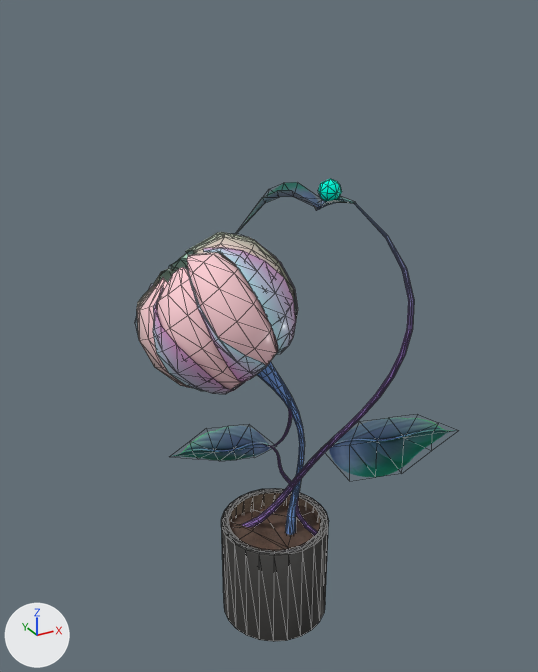
A saved change to the glTF model src/models/6.glb.
Before and after are seen from a camera (50 mm lens) standing at (-0.451, -0.774, 0.721) and looking at (0.012, 0.068, 0.3). Lighting does not change. The marker at lower left points along +X, +Y and +Z. Mesh edges are drawn as thin lines. Where no turn or scale is listed for an object, it has been applied to the vertices.

The older version as bpy lines, for what is in view:
```python
me_00_gorshok = bpy.data.meshes.new('00_gorshok')
me_00_gorshok.from_pydata(...)  # 156 vertices, 254 faces; spans x -0.079..0.079, y -0.079..0.079, z 0.001..0.16
me_00_gorshok.materials.append(mat_00_gorshok)
me_05_nezhnost = bpy.data.meshes.new('05_nezhnost')
me_05_nezhnost.from_pydata(...)  # 1501 vertices, 2466 faces; spans x -0.17..0.252, y -0.099..0.195, z -0.007..0.537
me_05_nezhnost.materials.append(mat_05_nezhnost)
ob_00_gorshok = bpy.data.objects.new('00_gorshok', me_00_gorshok)
ob_00_gorshok.location = (-0.008, 0.014, -0.13)
ob_05_nezhnost = bpy.data.objects.new('05_nezhnost', me_05_nezhnost)
ob_05_nezhnost.location = (0.0, 0.0, 0.0)
```
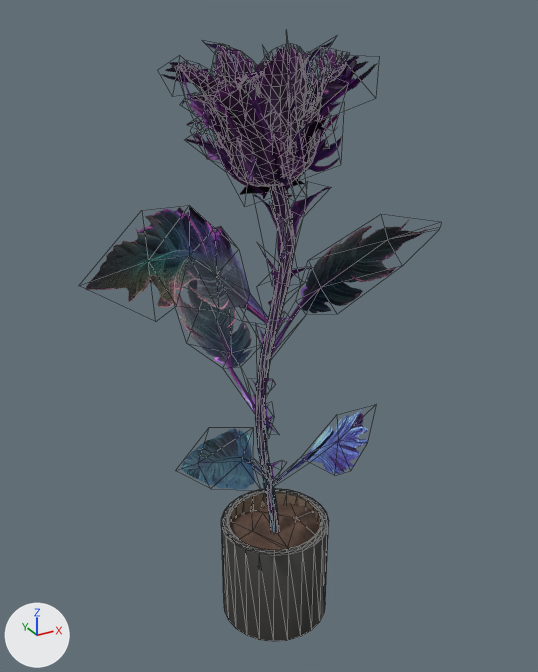
The newer file is also rescaled (x0.731), turned or shifted as a whole; pictures and numbers use the older file's frame.

Edits to the scene script, one JSON object a line:
```json
{"op": "add", "block": "img_06_uverennyy_bake_pbr_roughness_001", "code": ["img_06_uverennyy_bake_pbr_roughness_001 = load_image('06_uverennyy_Bake_PBR_Roughness.001', '_unpacked/06_uverennyy_Bake_PBR_Roughness.001', 1024, 1024, 'Non-Color')"]}
{"op": "add", "block": "img_06_uverennyy_bake_pbr_normal_001", "code": ["img_06_uverennyy_bake_pbr_normal_001 = load_image('06_uverennyy_Bake_PBR_Normal.001', '_unpacked/06_uverennyy_Bake_PBR_Normal.001', 1024, 1024, 'Non-Color')"]}
{"op": "add", "block": "img_06_uverennyy_bake_pbr_diffuse_001_06_uverennyy_bake_pbr_alpha_001", "code": ["img_06_uverennyy_bake_pbr_diffuse_001_06_uverennyy_bake_pbr_alpha_001 = load_image('06_uverennyy_Bake_PBR_Diffuse.001-06_uverennyy_Bake_PBR_Alpha.001', '_unpacked/06_uverennyy_Bake_PBR_Diffuse.001-06_uverennyy_Bake_PBR_Alpha.001', 1024, 1024, 'sRGB')"]}
{"op": "add", "block": "mat_06_uverennyy", "code": ["mat_06_uverennyy = bpy.data.materials.new('06_uverennyy')", "# uses the picture img_06_uverennyy_bake_pbr_diffuse_001_06_uverennyy_bake_pbr_alpha_001", "# uses the picture img_06_uverennyy_bake_pbr_normal_001", "# uses the picture img_06_uverennyy_bake_pbr_roughness_001", "# uses the picture img_image"]}
{"op": "add", "block": "me_06_uverennyy", "code": ["me_06_uverennyy = bpy.data.meshes.new('06_uverennyy')", "me_06_uverennyy.from_pydata(...)  # 1568 vertices, 2389 faces; spans x -0.261..0.22, y -0.092..0.23, z 0.0..0.695", "me_06_uverennyy.materials.append(mat_06_uverennyy)"]}
{"op": "remove", "block": "ob_05_nezhnost", "code": ["ob_05_nezhnost = bpy.data.objects.new('05_nezhnost', me_05_nezhnost)", "ob_05_nezhnost.location = (0.0, 0.0, 0.0)"]}
{"op": "add", "block": "ob_06_uverennyy", "code": ["ob_06_uverennyy = bpy.data.objects.new('06_uverennyy', me_06_uverennyy)", "ob_06_uverennyy.location = (-0.008, 0.014, 0.006)"]}
```

Location of each change, (x1, y1, x2, y2) in pixels of the pictures (538 x 672 px):
```json
{"object": "06_uverennyy", "change": "added", "after": [85, 33, 426, 533]}
{"object": "05_nezhnost", "change": "deleted", "before": [135, 179, 455, 536]}
```
